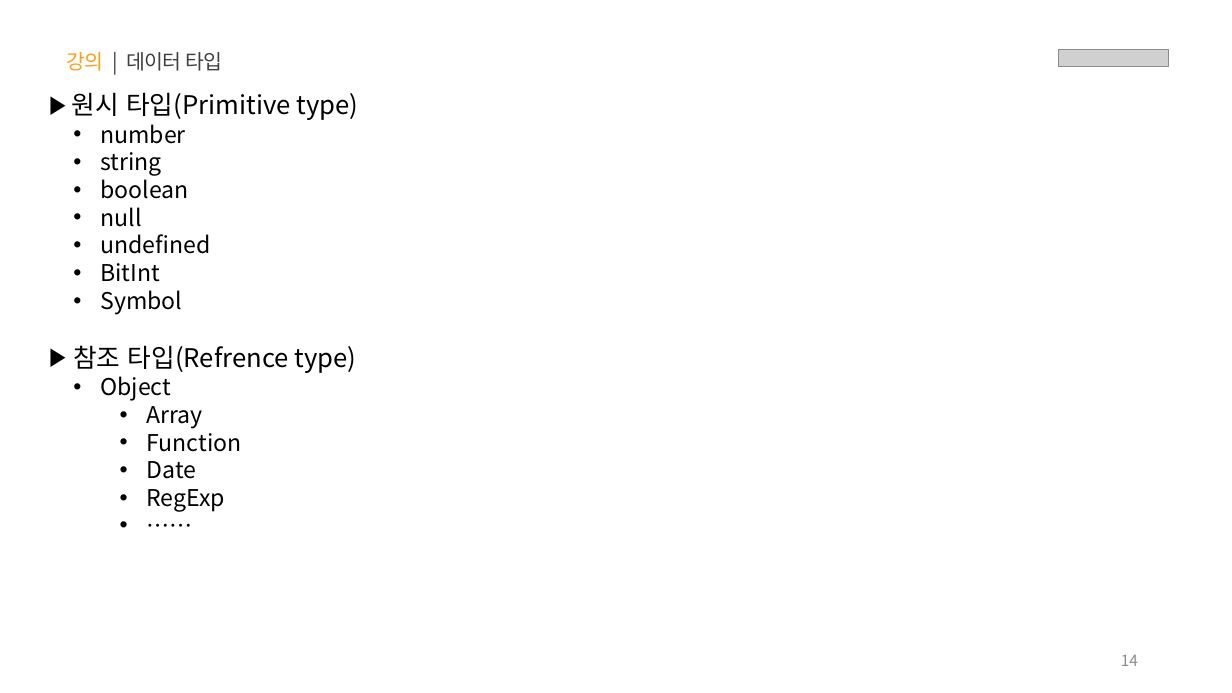
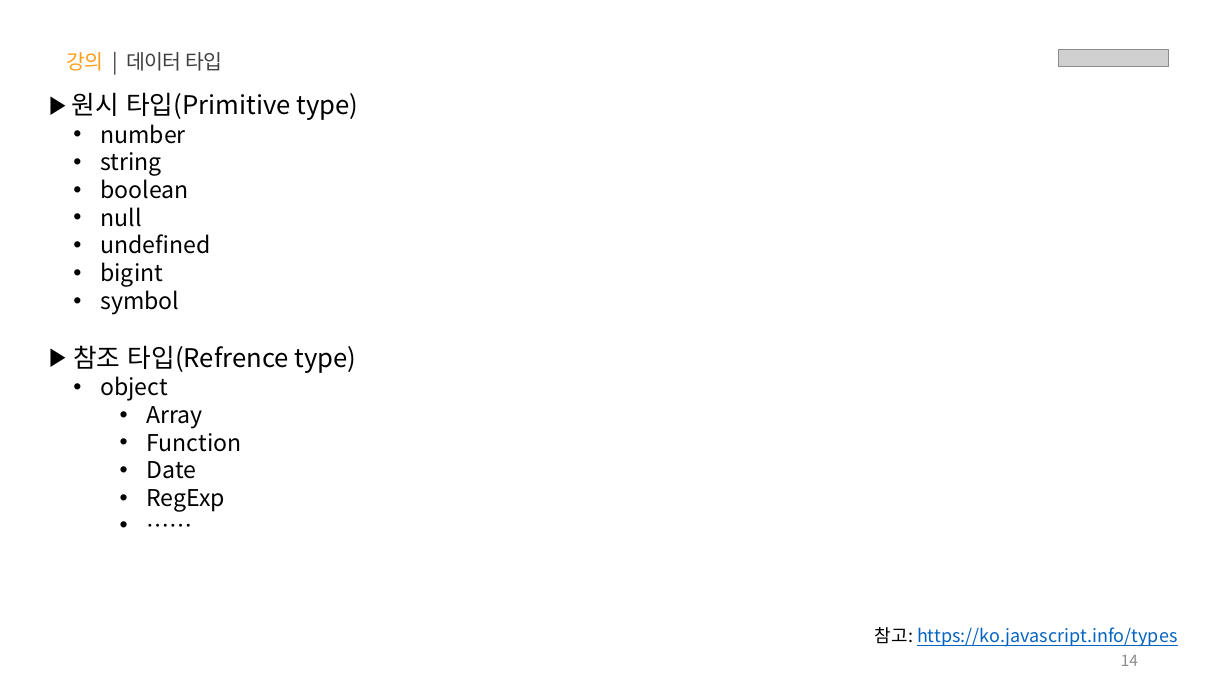
Before and after one commit to jeong0403/learn-JS, a slide deck: slide 14 of PPT/01.자바스크립트 - 기초 문법.pptx. Drawn at 1232x693 pixels with LibreOffice and Linux fonts; fonts in the diff are those of the drawing; grey boxes stand for pictures. Boxes give left, top, right and bottom in pixels: in the first picture for what was removed or moved away, otherwise in the second. Text is boxed around its words. In the diff, an @@ line names an element or a change of style, - is before the commit and + after.

```diff
--- a/PPT/01.자바스크립트 - 기초 문법.pptx
+++ b/PPT/01.자바스크립트 - 기초 문법.pptx
@@ text at (100,262,179,315): text changed @@
-  • BitInt
-  • Symbol
+  • bigint
+  • symbol
@@ text at (100,376,168,401): text changed @@
-  • Object
+  • object
@@ text added at (875,627,1177,647), 14 pt, text #0563C1, underline @@
+참고: https://ko.javascript.info/types
```
Also in this commit, not shown: 47 other slides changed, 3 other files.
